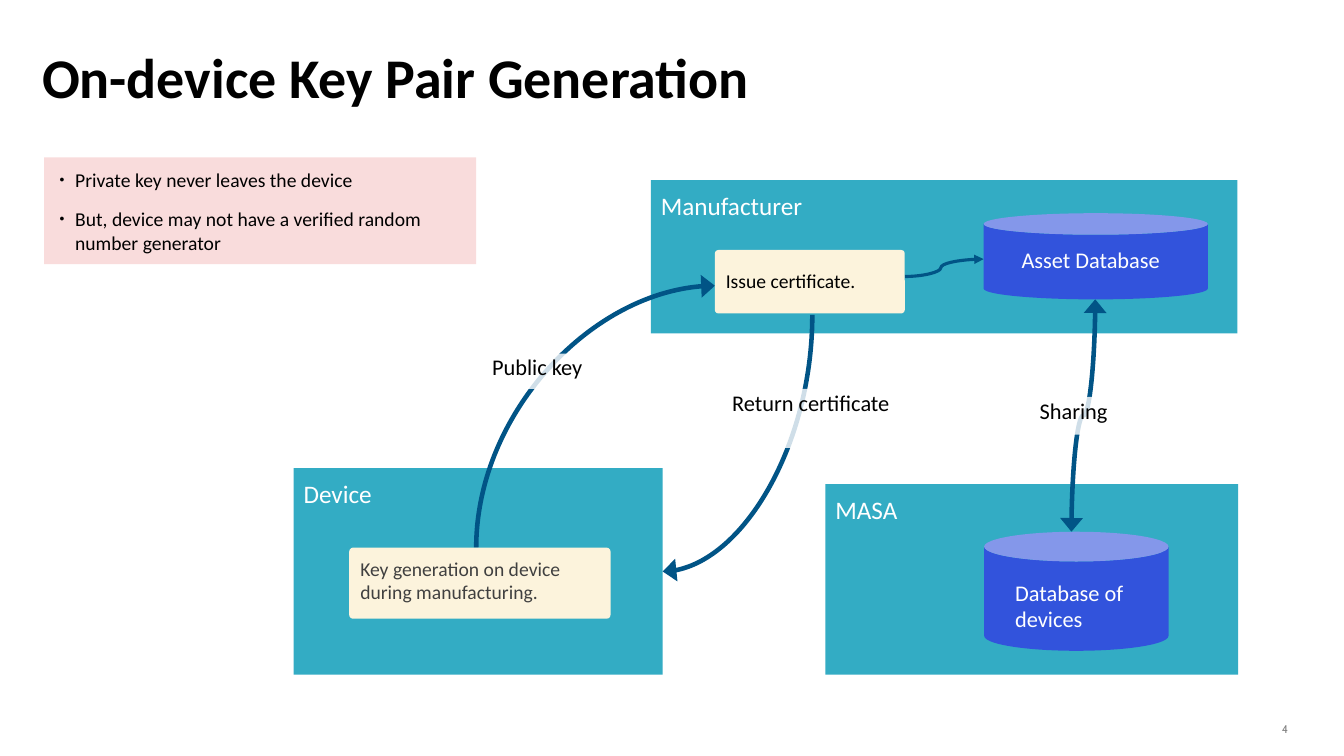
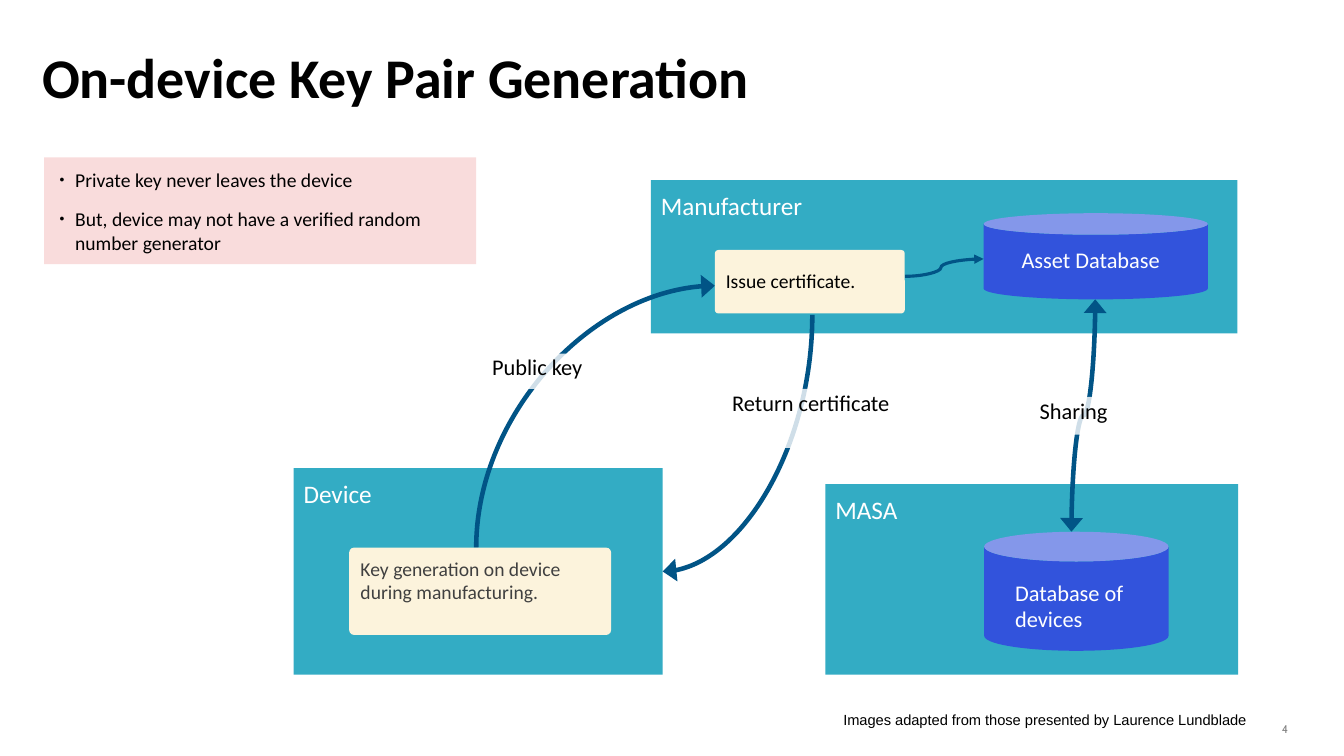
Before and after one commit to mcr/masa-operational-considerations, a slide deck: slide 4 of presentations/slides-anima-ietf107-masa-considerations.odp. Drawn at 1344x756 pixels with LibreOffice and Linux fonts; fonts in the diff are those of the drawing. Boxes give left, top, right and bottom in pixels: in the first picture for what was removed or moved away, otherwise in the second. Text is boxed around its words. In the diff, an @@ line names an element or a change of style, - is before the commit and + after.

```diff
--- a/presentations/slides-anima-ietf107-masa-considerations.odp
+++ b/presentations/slides-anima-ietf107-masa-considerations.odp
@@ rounded rectangle "Key generation on device during ...": place and size @@
-rounded rectangle "Key generation on device during ..." at (349,547,610,619)
+rounded rectangle "Key generation on device during ..." at (349,547,611,635)
@@ text added at (843,714,1246,728), 10.5 pt, text #000000 @@
+Images adapted from those presented by Laurence Lundblade
```
Also in this commit, not shown: 10 other slides changed, 2 other files.
